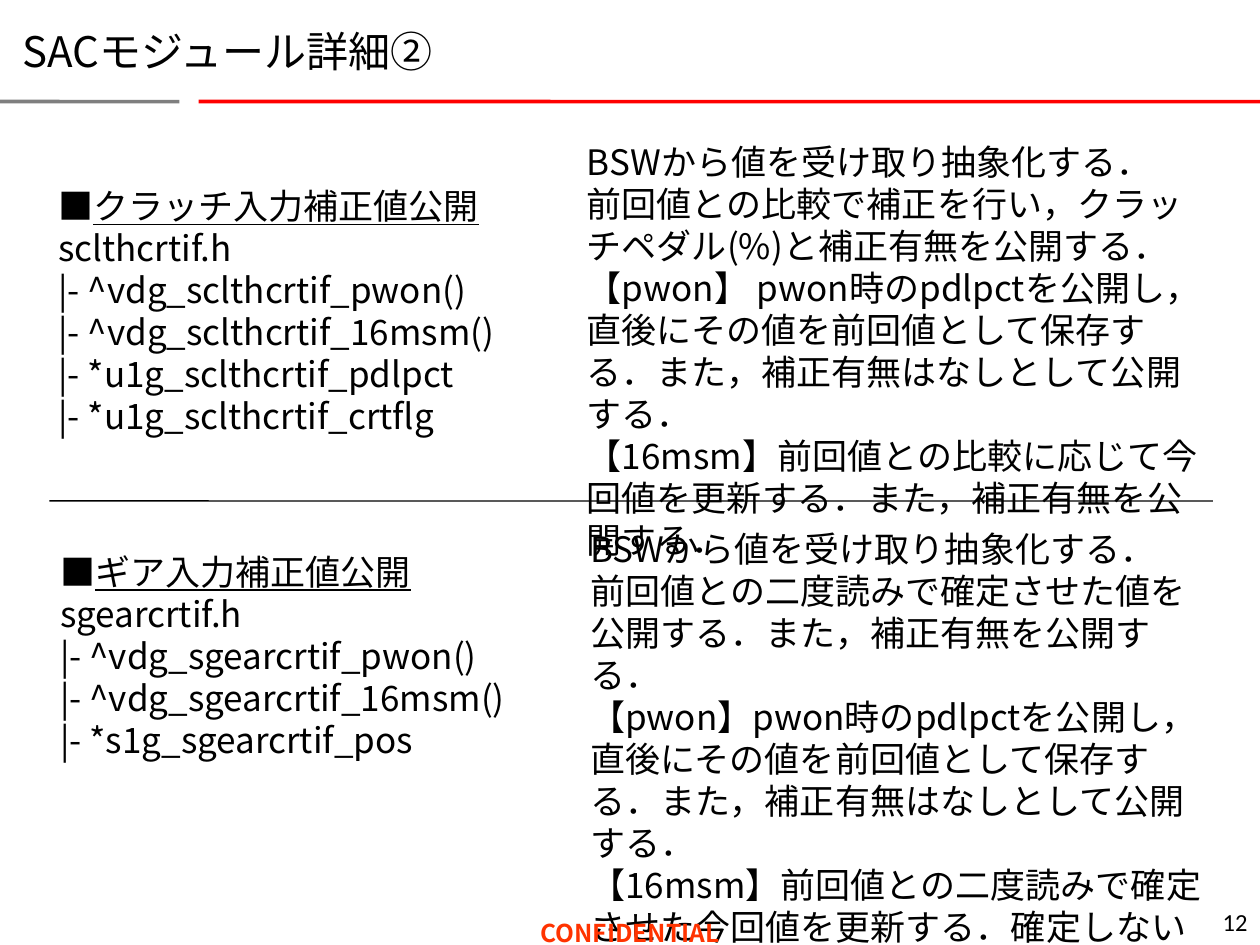
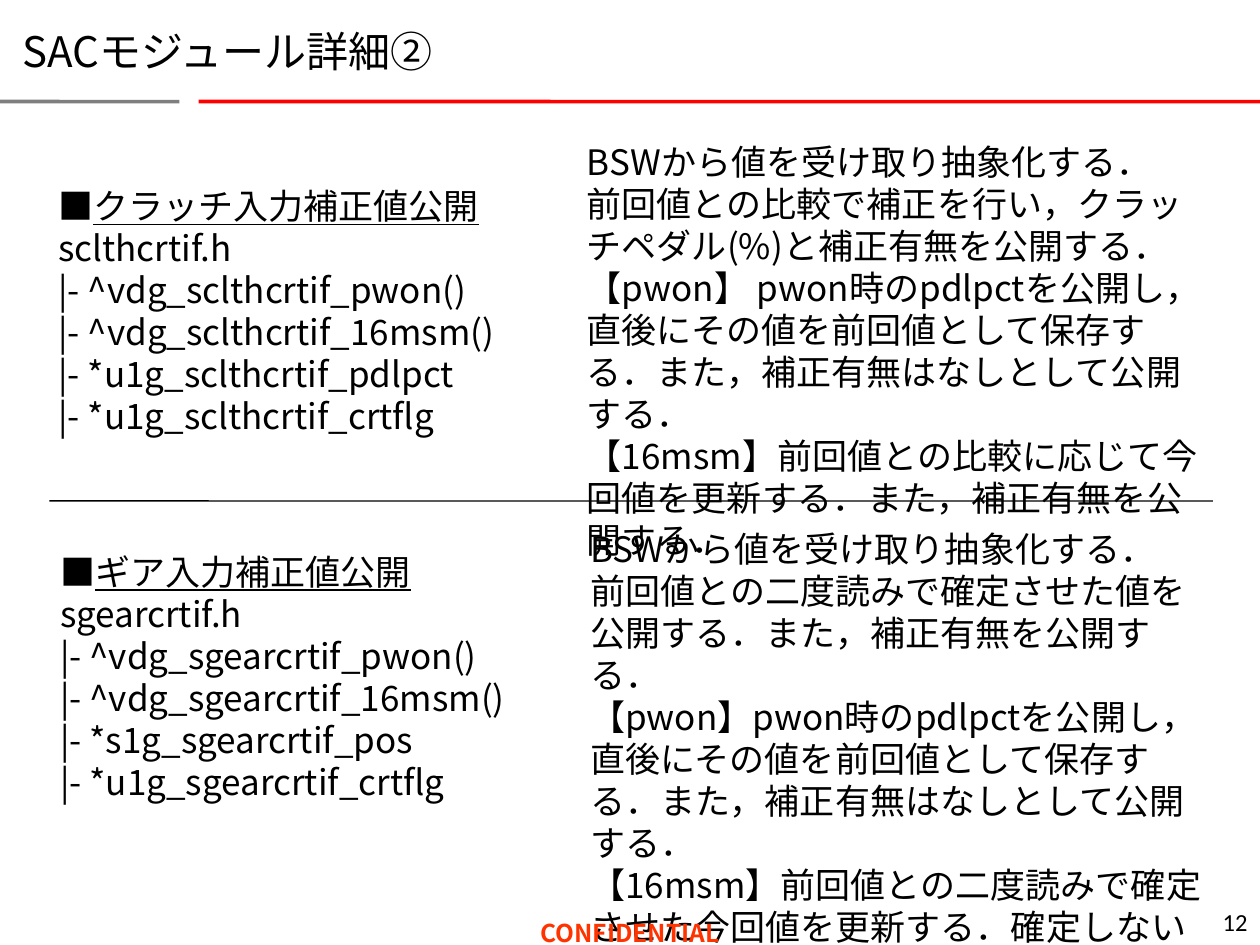
Before and after one commit to WhiteRiceMGMG/engsim, a slide deck: slide 12 of engsim.ppt. Drawn at 1260x945 pixels with LibreOffice and Linux fonts; fonts in the diff are those of the drawing. Boxes give left, top, right and bottom in pixels: in the first picture for what was removed or moved away, otherwise in the second. Text is boxed around its words. In the diff, an @@ line names an element or a change of style, - is before the commit and + after.

```diff
--- a/engsim.ppt
+++ b/engsim.ppt
@@ text at [89,759,444,804]: paragraph added @@
+|- *u1g_sgearcrtif_crtflg
```
Also in this commit, not shown: 1 other slide changed, 1 other file.
